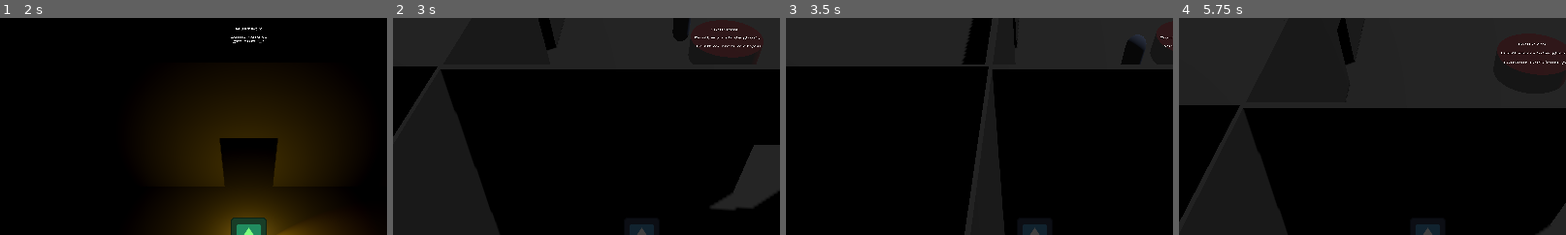
Above: before the commit, frames 1-4 (left to right).
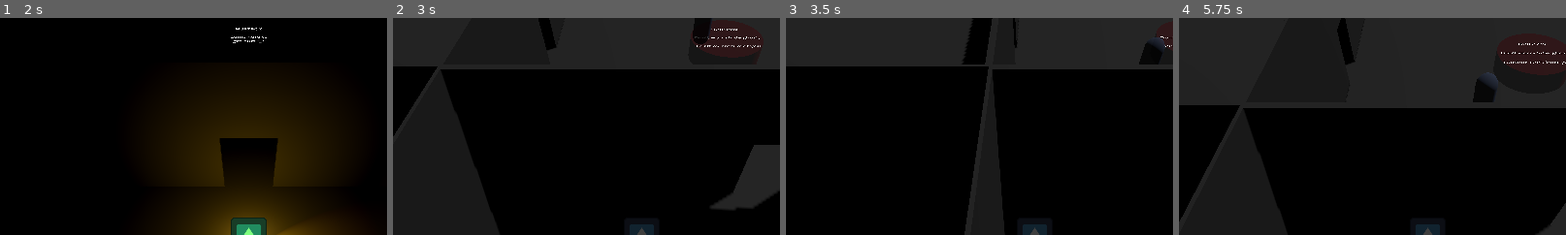
Above: after the commit, the same moments.

Repository: Rusty-Rat-Studios/dead-living-and-dying
Game: Godot game, scene res://game.tscn
Two runs of this game, one before a commit and one after it. Both use one fixed random seed, a clock stepped at 60 frames per second and the inputs below. The engine's default icon, where the game draws it, is replaced by a stand-in: a white triangle on a blue panel in a dark square.
Inputs (mouse positions are % of the whole screen's width and height, from its top left):
- Up to frame 1 (2 s): tap Enter at 0.5 s; move the mouse to (45, 70) at 0.52 s; hold Up (ui_up) from 0.53 s (still down); tap Tab at 0.6, 1.35 s; move the mouse to (80, 65) at 1.27 s
- Up to frame 2 (3 s): move the mouse to (20, 35) at 2.02 s; release Up (ui_up) at 2.03 s; hold Left (ui_left) from 2.03 s (still down); tap Tab at 2.1, 2.85 s; move the mouse to (55, 50) at 2.77 s
- Up to frame 3 (3.5 s): keep holding Left (ui_left)
- Up to frame 4 (5.75 s): move the mouse to (35, 25) at 3.52 s; release Left (ui_left) at 3.53 s; hold Down (ui_down) 3.53-4.28 s; tap Tab at 3.6, 4.35, 5.1 s; move the mouse to (72, 45) at 4.27 s; hold Right (ui_right) 4.28-5.03 s; move the mouse to (30, 55) at 5.02 s; hold Up (ui_up) from 5.03 s (still down)
The pictures show only the part of the screen within x 18-68%, y 0-50%; the shares and areas given below are measured in that part.

Frame 1 is identical in both runs. In frame 2, 0.9% of the frame differs, in the area x 72-83%, y 0-13%; in frame 3, 0.7%; in frame 4, 0.5%.

Commit message:
Remove forced ghost state change on entering Dying state

Diff:
--- a/ghost/state_machine_ghost.gd
+++ b/ghost/state_machine_ghost.gd
@@ -14,5 +14,3 @@
 			change_state($Attacking)
 		"Living":
 			change_state($Waiting)
-		"Dying":
-			change_state($Waiting)
